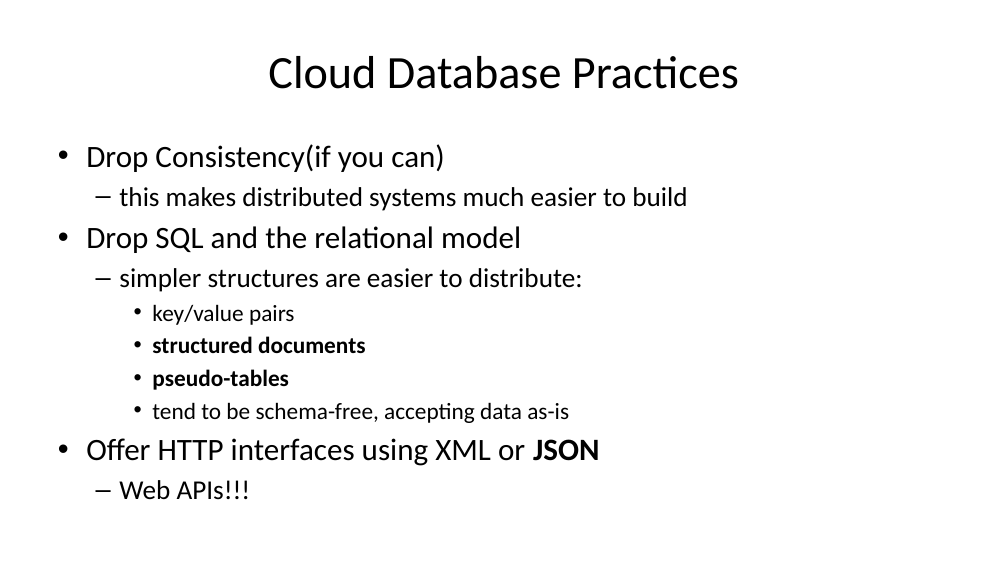
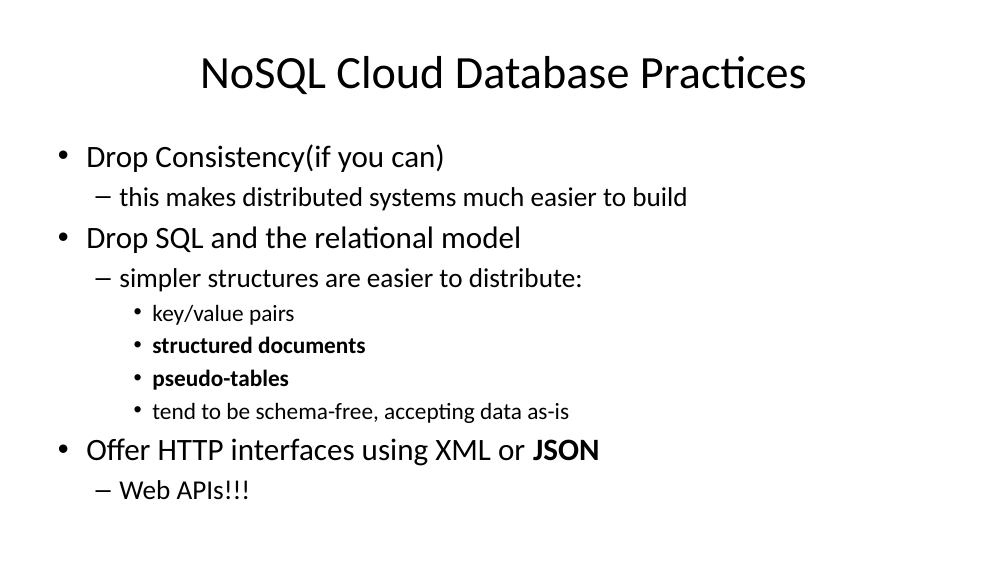
Before and after one commit to diarmuidoconnor/wad2, a slide deck: slide 9 of topic09/talk-0/mongoDB-2020.pptx. Drawn at 1008x567 pixels with LibreOffice and Linux fonts; fonts in the diff are those of the drawing. Boxes give left, top, right and bottom in pixels: in the first picture for what was removed or moved away, otherwise in the second. Text is boxed around its words. In the diff, an @@ line names an element or a change of style, - is before the commit and + after.

```diff
--- a/topic09/talk-0/mongoDB-2020.pptx
+++ b/topic09/talk-0/mongoDB-2020.pptx
@@ title at bbox=[200, 56, 807, 94]: text changed @@
-Cloud Database Practices
+NoSQL Cloud Database Practices
```
Also in this commit, not shown: 1 other slide changed, 1 slide added, 8 other files.
